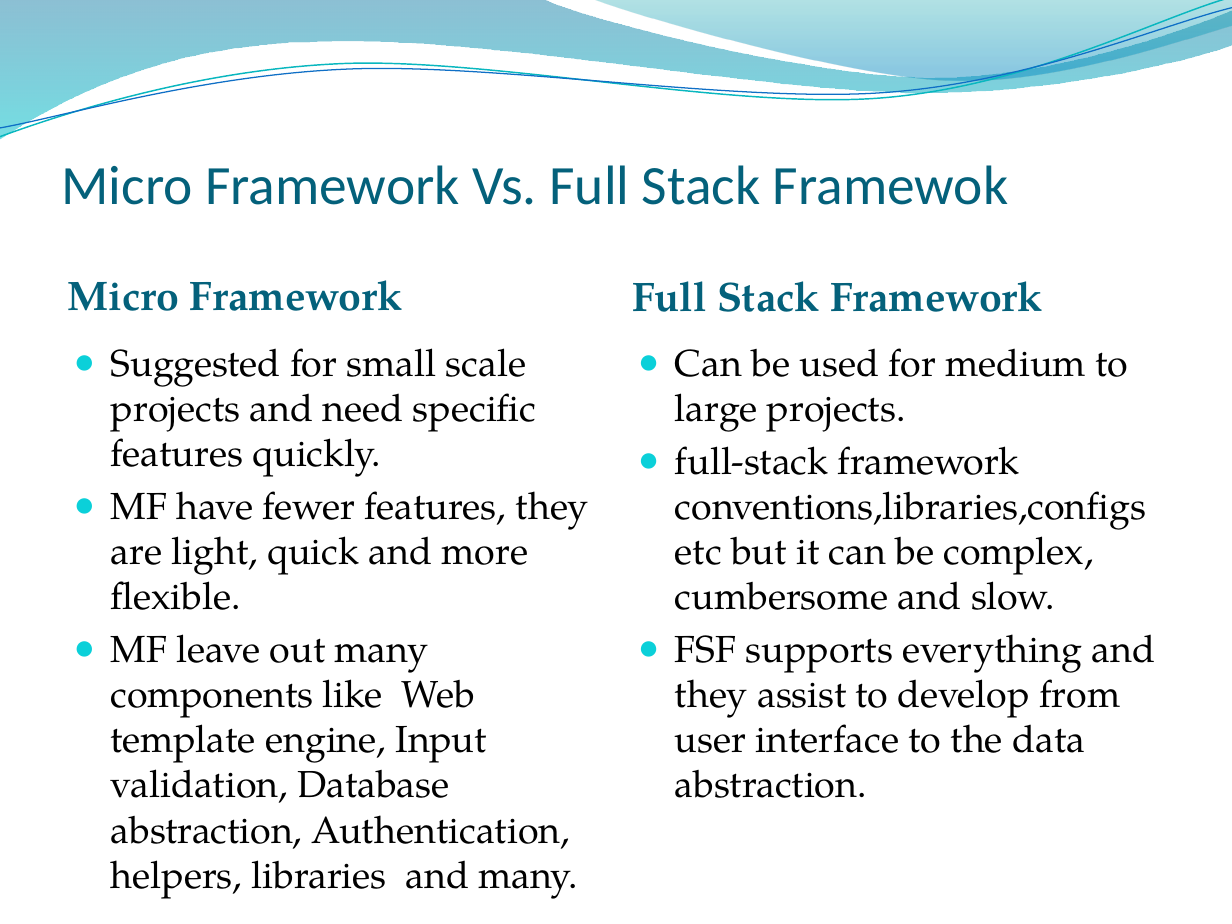
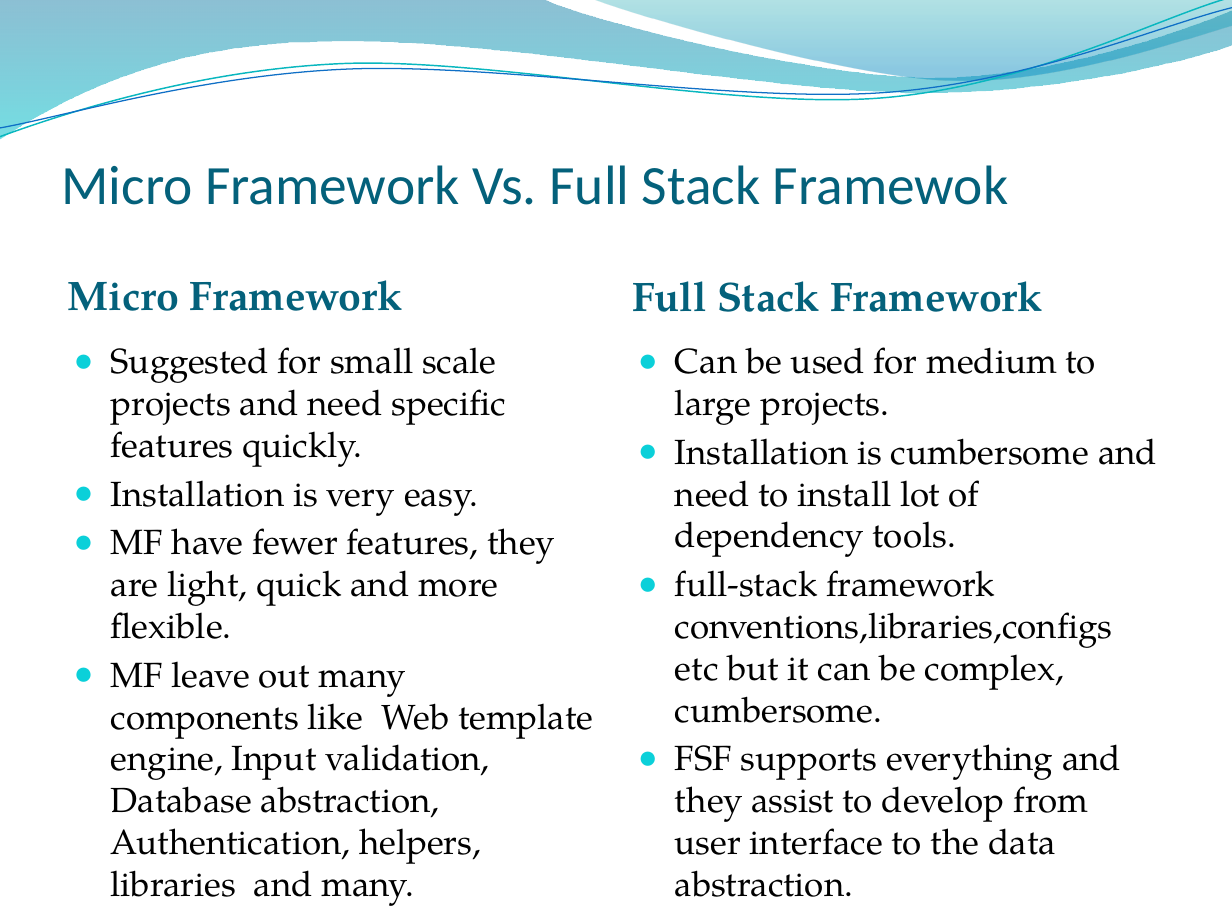
Before and after one commit to shreelakshmiu/SilexPractice, a slide deck: slide 3 of Docs/Silex.pptx. Drawn at 1232x924 pixels with LibreOffice and Linux fonts; fonts in the diff are those of the drawing; background and template pictures are left out. Boxes give left, top, right and bottom in pixels: in the first picture for what was removed or moved away, otherwise in the second. Text is boxed around its words. In the diff, an @@ line names an element or a change of style, - is before the commit and + after.

```diff
--- a/Docs/Silex.pptx
+++ b/Docs/Silex.pptx
@@ text at (111, 347, 593, 864): size 22 to 20.4 pt @@
@@ text at (675, 347, 1121, 855): size 22 to 20.4 pt in "Can be used for medium to large ...", "FSF supports everything and they assist to ..." @@
@@ text at (675, 438, 1157, 723): text changed; size 22 to 20.4 pt @@
-● full-stack framework conventions,libraries,configs etc but it can be complex, cumbersome and slow.
+● Installation is cumbersome and need to install lot of dependency tools.
+● full-stack framework conventions,libraries,configs etc but it can be complex, cumbersome.
@@ text at (111, 480, 478, 516): paragraph added @@
+● Installation is very easy.
```
Also in this commit, not shown: 8 other slides changed, 1 other file.
